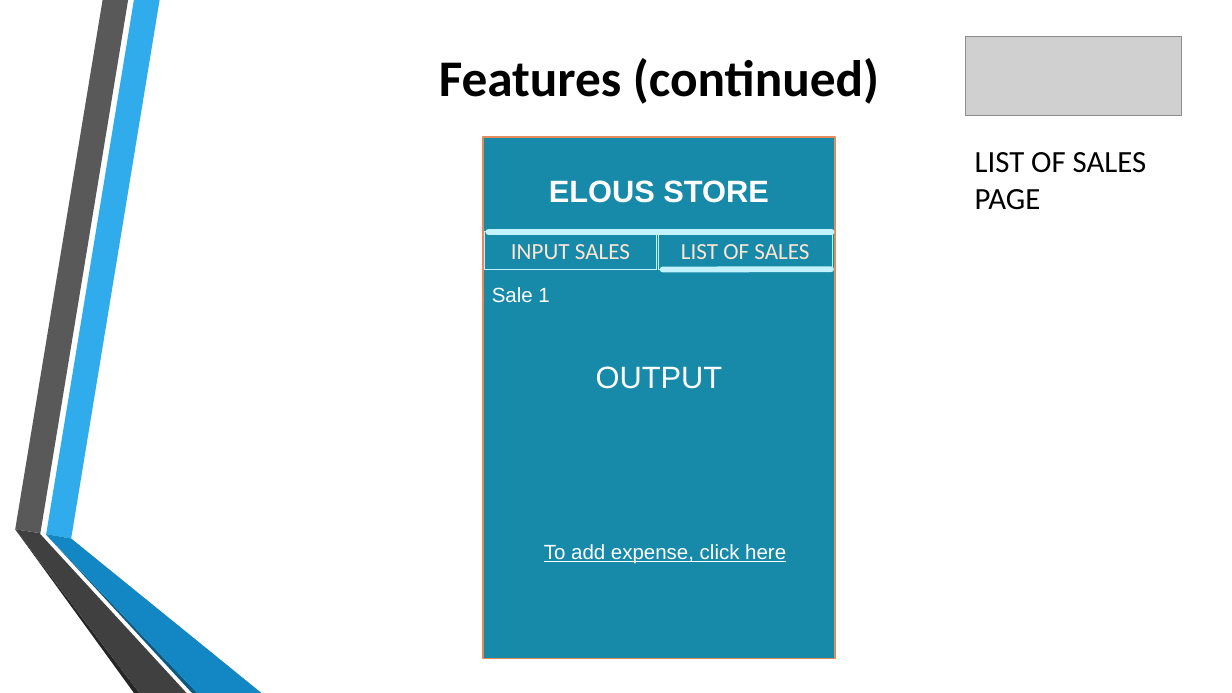
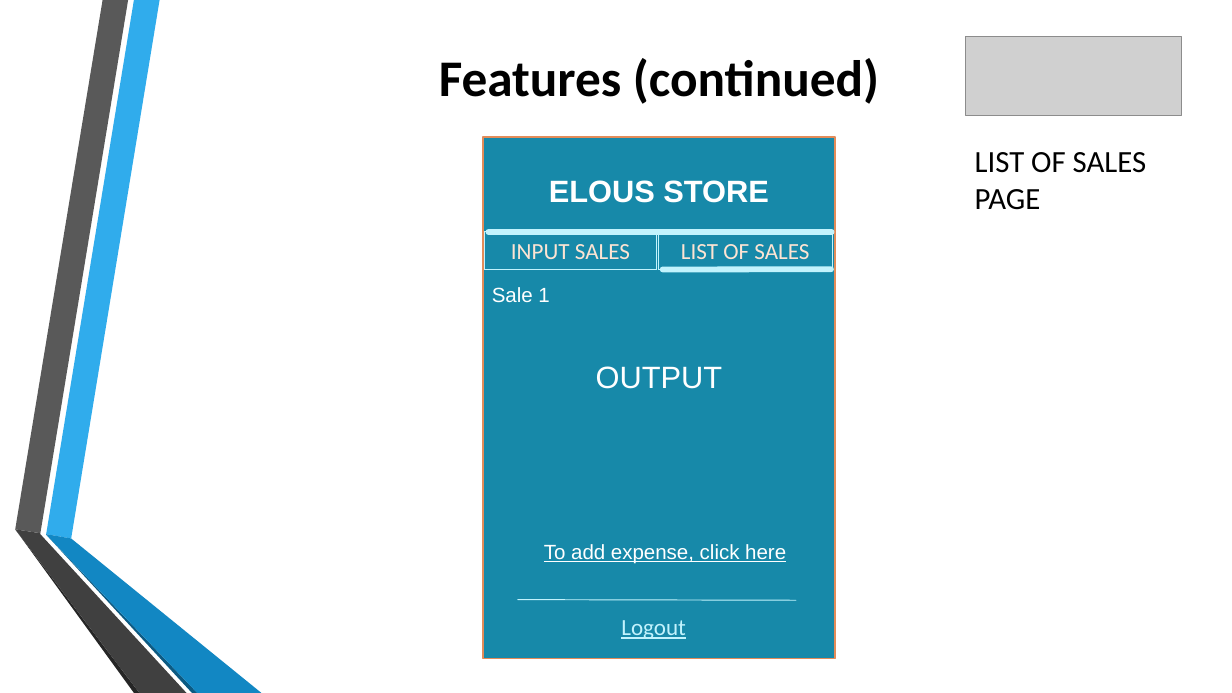
Before and after one commit to jgtadeo/Project--MOBAPPL, a slide deck: slide 12 of Mobile Application.pptx. Drawn at 1232x693 pixels with LibreOffice and Linux fonts; fonts in the diff are those of the drawing; grey boxes stand for pictures; background and template pictures are left out. Boxes give left, top, right and bottom in pixels: in the first picture for what was removed or moved away, otherwise in the second. Text is boxed around its words. In the diff, an @@ line names an element or a change of style, - is before the commit and + after.

```diff
--- a/Mobile Application.pptx
+++ b/Mobile Application.pptx
@@ line added from (518, 600) to (796, 601), #C2F3FD 0.75 pt @@
@@ text added at [621,620,686,639], 18 pt, text #C2F3FD, underline @@
+Logout
```
Also in this commit, not shown: 2 other slides changed.
